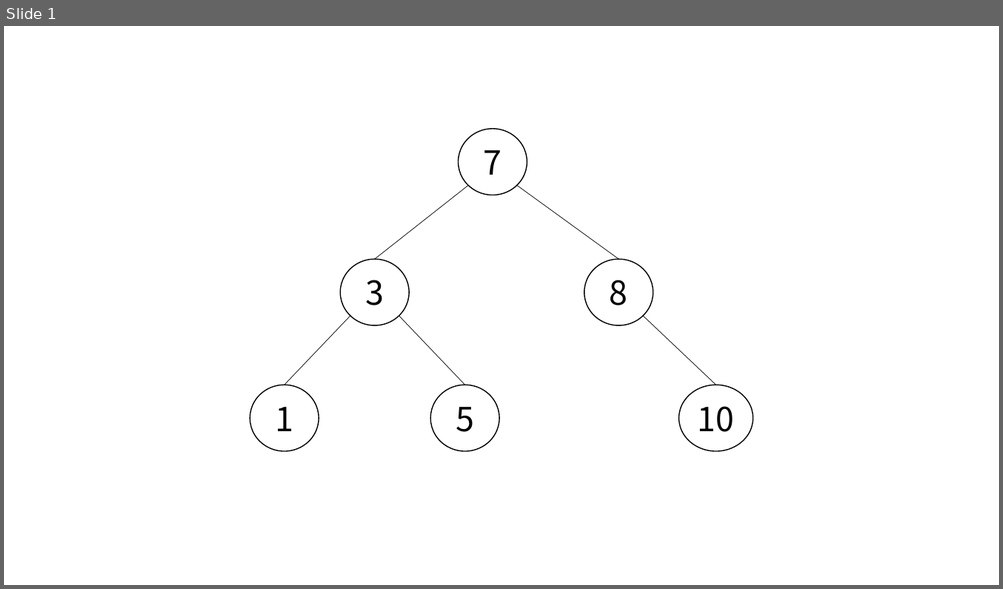
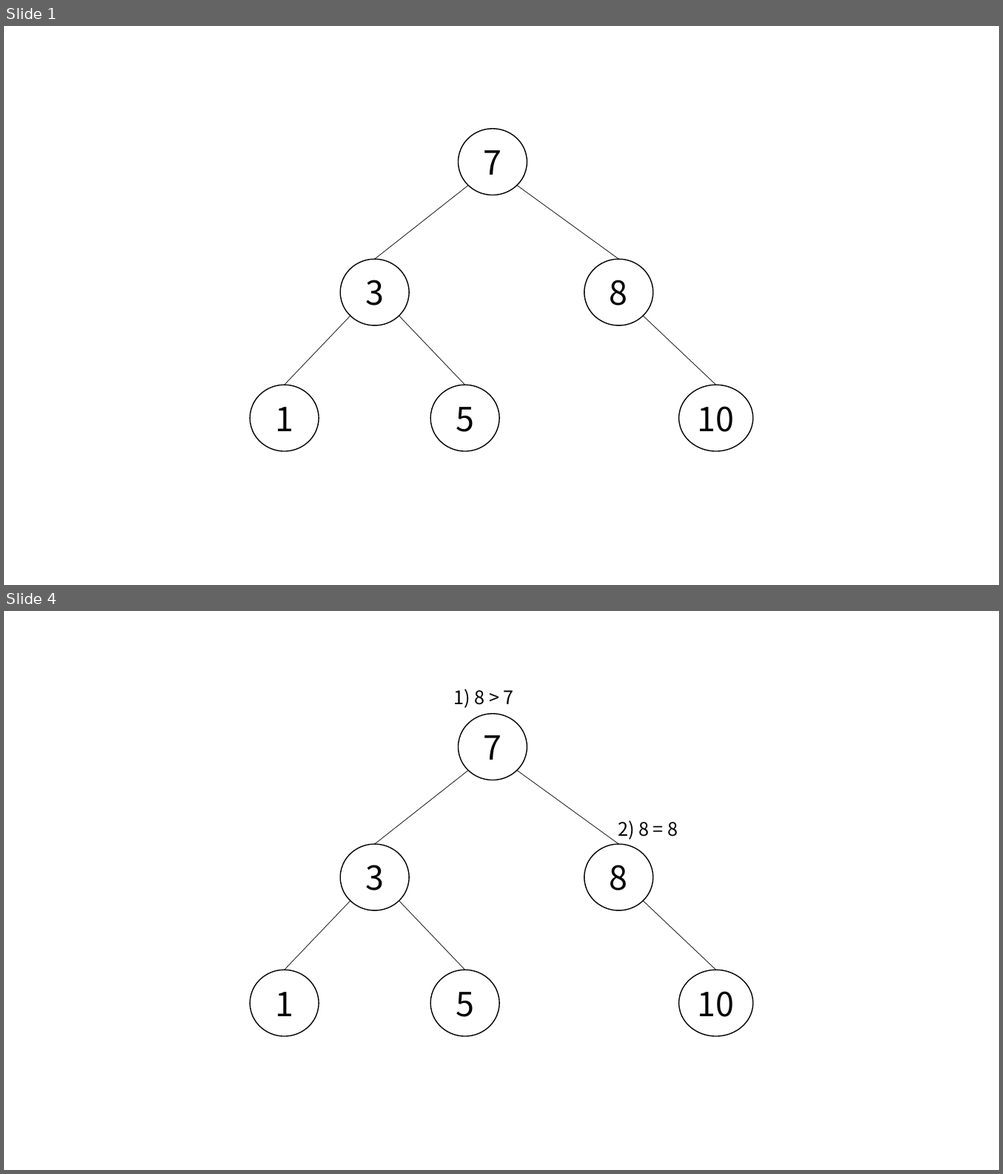
Before and after one commit to glitter1221/algorithm, a slide deck: binarySearchTree/binarySearchTree.pptx. Shown one above the other, each under a label of ours: slide 1 before the commit, slides 1 and 4 after it; the slides between them are not shown. The pictures are 1003x589 and 1003x1174 pixels, drawn with LibreOffice and Linux fonts; fonts in the diff are those of the drawing. Boxes give left, top, right and bottom in pixels: in the first picture for what was removed or moved away, otherwise in the second. Text is boxed around its words. In the diff, an @@ line names an element or a change of style, - is before the commit and + after.

```diff
--- a/binarySearchTree/binarySearchTree.pptx
+++ b/binarySearchTree/binarySearchTree.pptx
@@ slide 4 added at (x1=4, y1=611, x2=999, y2=1170), background #FFFFFF @@
@@ text added at (x1=453, y1=689, x2=514, y2=708), 18 pt, text #000000 @@
+1) 8 > 7
@@ ellipse added at (x1=458, y1=714, x2=527, y2=780), outline #000000 1 pt, 32 pt, text #000000 @@
+7
@@ line added from (468, 771) to (375, 845), #000000 0.5 pt @@
@@ line added from (517, 771) to (619, 845), #000000 0.5 pt @@
@@ text added at (x1=617, y1=820, x2=678, y2=840), 18 pt, text #000000 @@
+2) 8 = 8
@@ ellipse added at (x1=341, y1=845, x2=409, y2=911), outline #000000 1 pt, 32 pt, text #000000 @@
+3
@@ ellipse added at (x1=584, y1=845, x2=653, y2=911), outline #000000 1 pt, 32 pt, text #000000 @@
+8
@@ line added from (350, 901) to (284, 970), #000000 0.5 pt @@
@@ line added from (398, 901) to (465, 970), #000000 0.5 pt @@
@@ line added from (643, 901) to (716, 970), #000000 0.5 pt @@
@@ ellipse added at (x1=250, y1=970, x2=318, y2=1037), outline #000000 1 pt, 32 pt, text #000000 @@
+1
@@ ellipse added at (x1=431, y1=970, x2=499, y2=1037), outline #000000 1 pt, 32 pt, text #000000 @@
+5
@@ ellipse added at (x1=678, y1=970, x2=752, y2=1037), outline #000000 1 pt, 32 pt, text #000000 @@
+10
```
Also in this commit, not shown: 1 slide changed, 5 other slides added, 8 other files.
